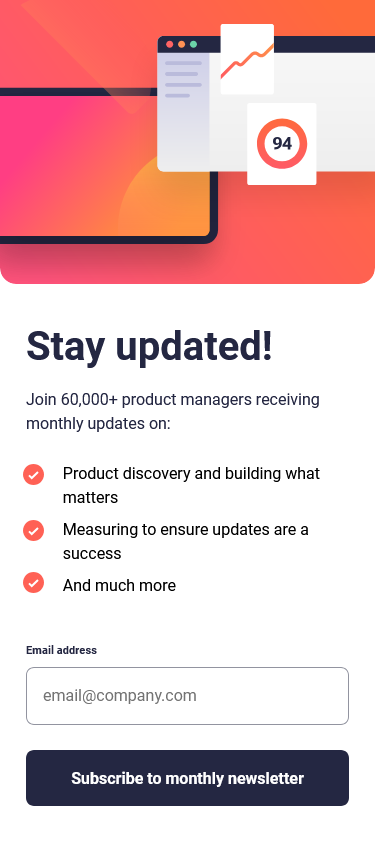
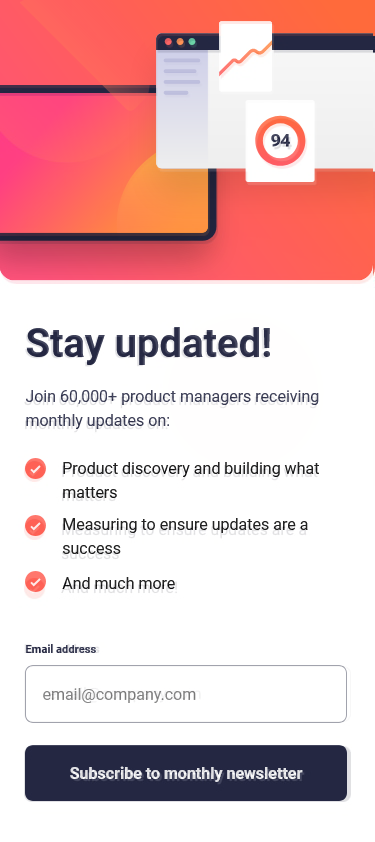
The second 375x842 image is a revision of the first. Changes to its layers:
added layer "Calque 20" (86%) above "Calque 19" over [left=0, top=0, right=373, bottom=806]
hid "Calque 13" over [left=0, top=0, right=375, bottom=806]
